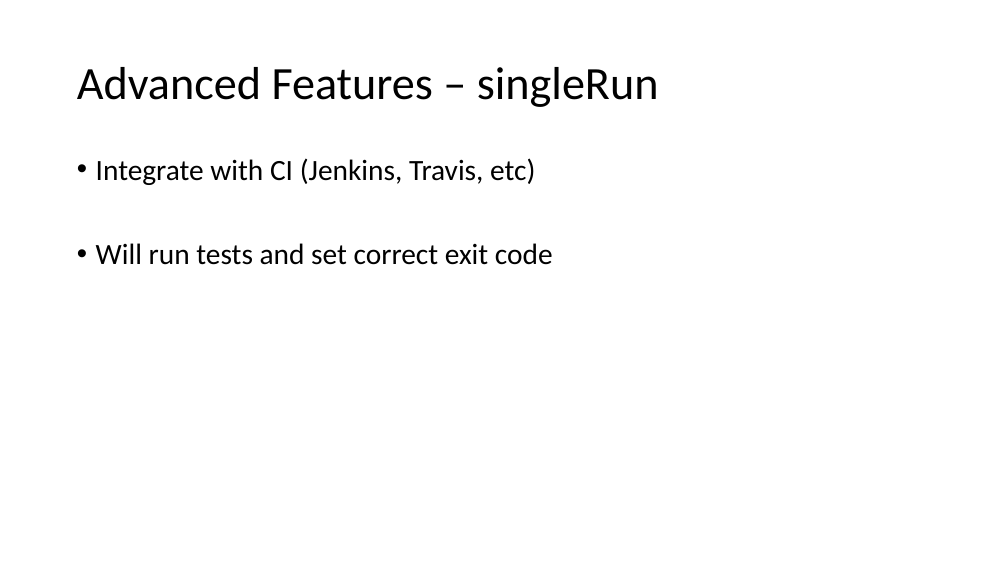
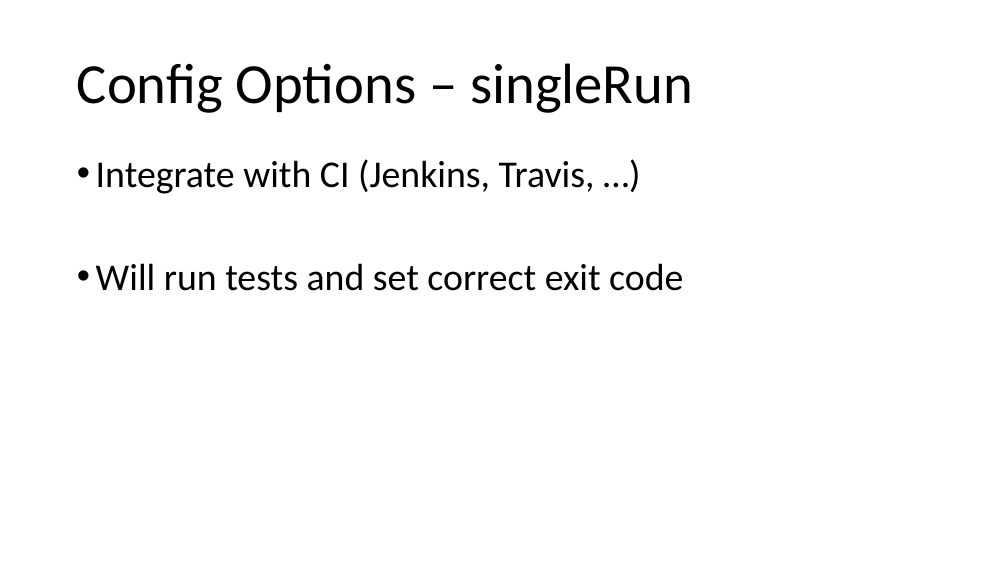
Before and after one commit to phillipskevin/karma-demo, a slide deck: slide 13 of karma-demo-slides.pptx. Drawn at 1008x567 pixels with LibreOffice and Linux fonts; fonts in the diff are those of the drawing. Boxes give left, top, right and bottom in pixels: in the first picture for what was removed or moved away, otherwise in the second. Text is boxed around its words. In the diff, an @@ line names an element or a change of style, - is before the commit and + after.

Commit message:
fonts

```diff
--- a/karma-demo-slides.pptx
+++ b/karma-demo-slides.pptx
@@ title at (x1=77, y1=63, x2=693, y2=113): text changed; size 44 to 54 pt @@
-Advanced Features – singleRun
+Config Options – singleRun
@@ text at (x1=96, y1=159, x2=595, y2=194): text changed; size 28 to 36 pt @@
-• Integrate with CI (Jenkins, Travis, etc)
+• Integrate with CI (Jenkins, Travis, …)
@@ text at (x1=96, y1=263, x2=683, y2=291): size 28 to 36 pt in "Will run tests and set correct exit ..." @@
```
Also in this commit, not shown: 13 other slides changed, 1 slide added.
